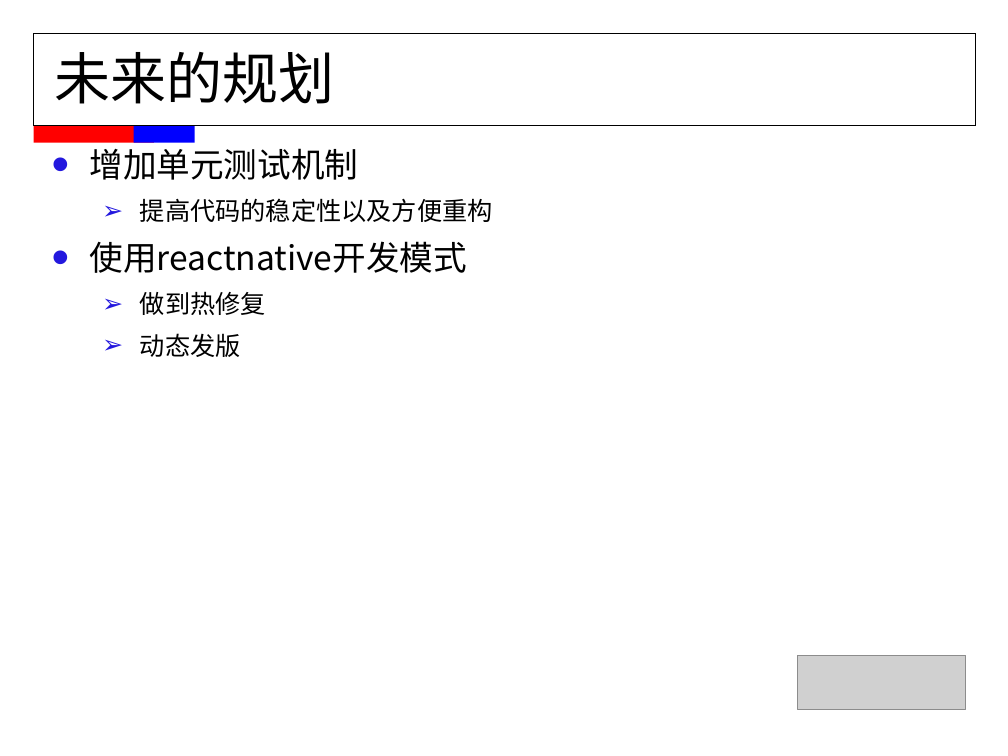
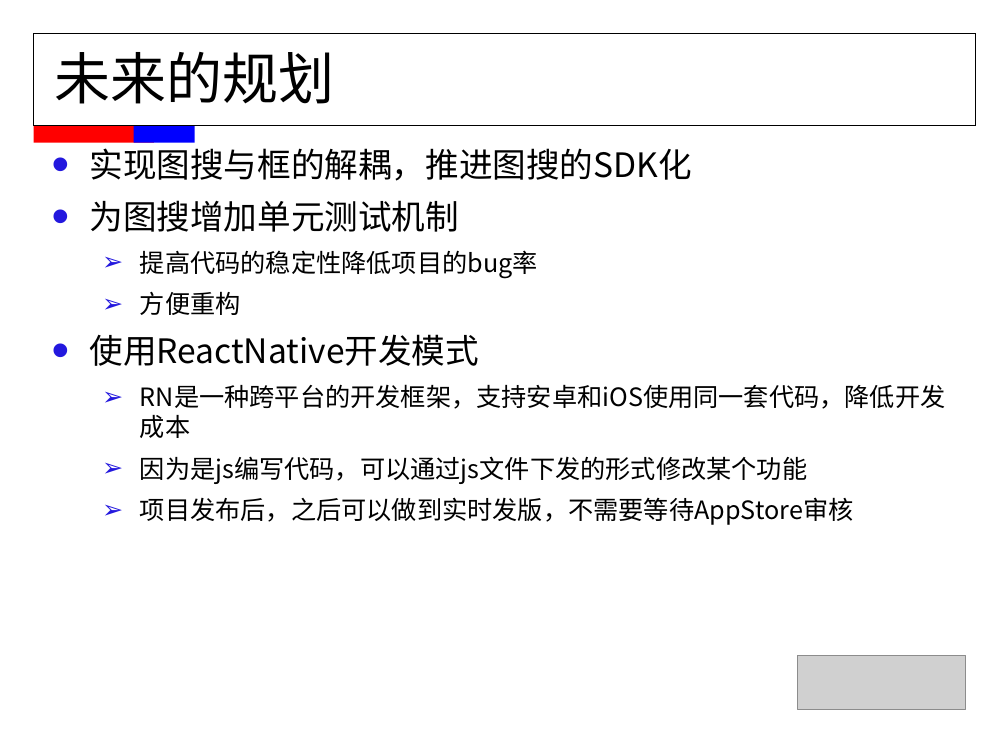
Before and after one commit to FridayAndHoliday/ElenaCodeManager, a slide deck: slide 12 of document/MMS职称评定-董伟平.ppt (slide 13 before the commit). Drawn at 1008x756 pixels with LibreOffice and Linux fonts; fonts in the diff are those of the drawing; grey boxes stand for pictures. Boxes give left, top, right and bottom in pixels: in the first picture for what was removed or moved away, otherwise in the second. Text is boxed around its words. In the diff, an @@ line names an element or a change of style, - is before the commit and + after.

```diff
--- a/document/MMS职称评定-董伟平.ppt
+++ b/document/MMS职称评定-董伟平.ppt
@@ text at (x1=89, y1=148, x2=946, y2=525): text changed; size 24 to 18 pt @@
-• 增加单元测试机制
-  ➢ 提高代码的稳定性以及方便重构
-• 使用reactnative开发模式
-  ➢ 做到热修复
-  ➢ 动态发版
+• 实现图搜与框的解耦，推进图搜的SDK化
+• 为图搜增加单元测试机制
+  ➢ 提高代码的稳定性降低项目的bug率
+  ➢ 方便重构
+• 使用ReactNative开发模式
+  ➢ RN是一种跨平台的开发框架，支持安卓和iOS使用同一套代码，降低开发成本
+  ➢ 因为是js编写代码，可以通过js文件下发的形式修改某个功能
+  ➢ 项目发布后，之后可以做到实时发版，不需要等待AppStore审核
```
Also in this commit, not shown: 8 other slides changed, 2 slides added, 3 slides removed.
